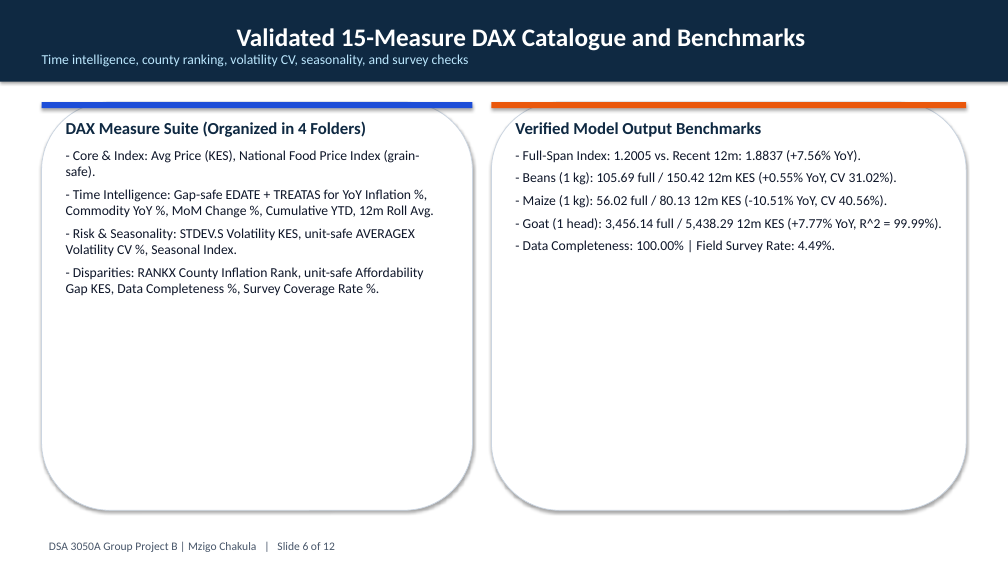
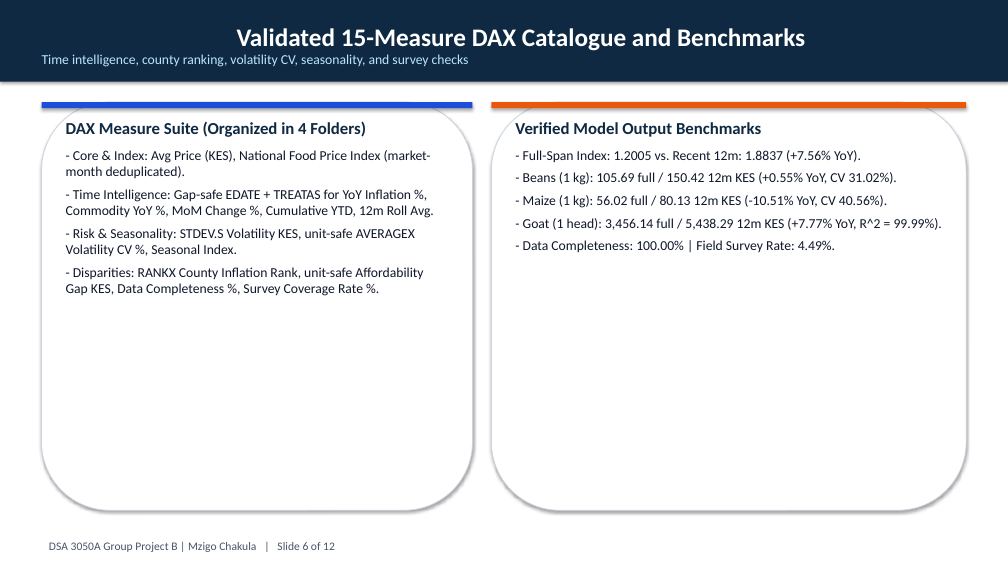
Before and after one commit to princenzmw/mzigo-chakula, a slide deck: slide 6 of slides/presentation.pptx. Drawn at 1008x567 pixels with LibreOffice and Linux fonts; fonts in the diff are those of the drawing. Boxes give left, top, right and bottom in pixels: in the first picture for what was removed or moved away, otherwise in the second. Text is boxed around its words. In the diff, an @@ line names an element or a change of style, - is before the commit and + after.

```diff
--- a/slides/presentation.pptx
+++ b/slides/presentation.pptx
@@ text at bbox=[66, 150, 431, 178]: text changed @@
-- Core & Index: Avg Price (KES), National Food Price Index (grain-safe).
+- Core & Index: Avg Price (KES), National Food Price Index (market-month deduplicated).
```
Also in this commit, not shown: 5 other slides changed, 23 other files.
